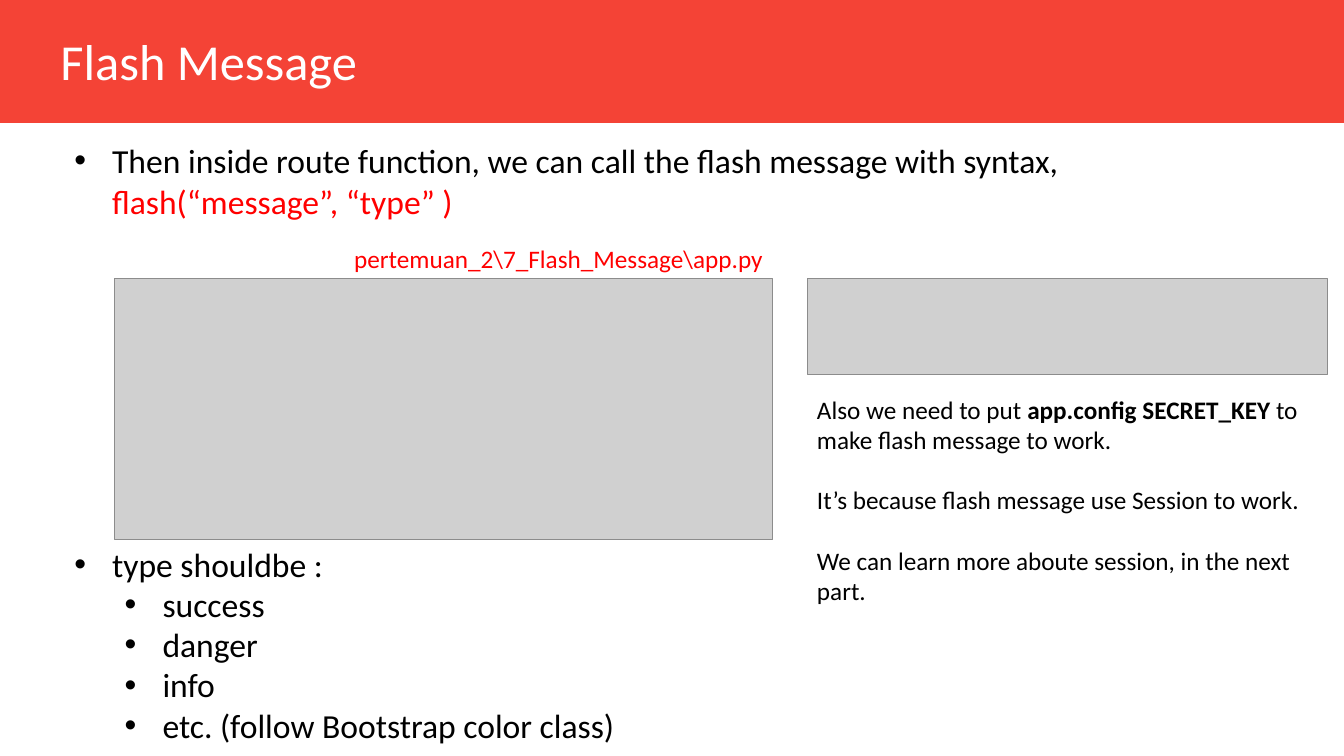
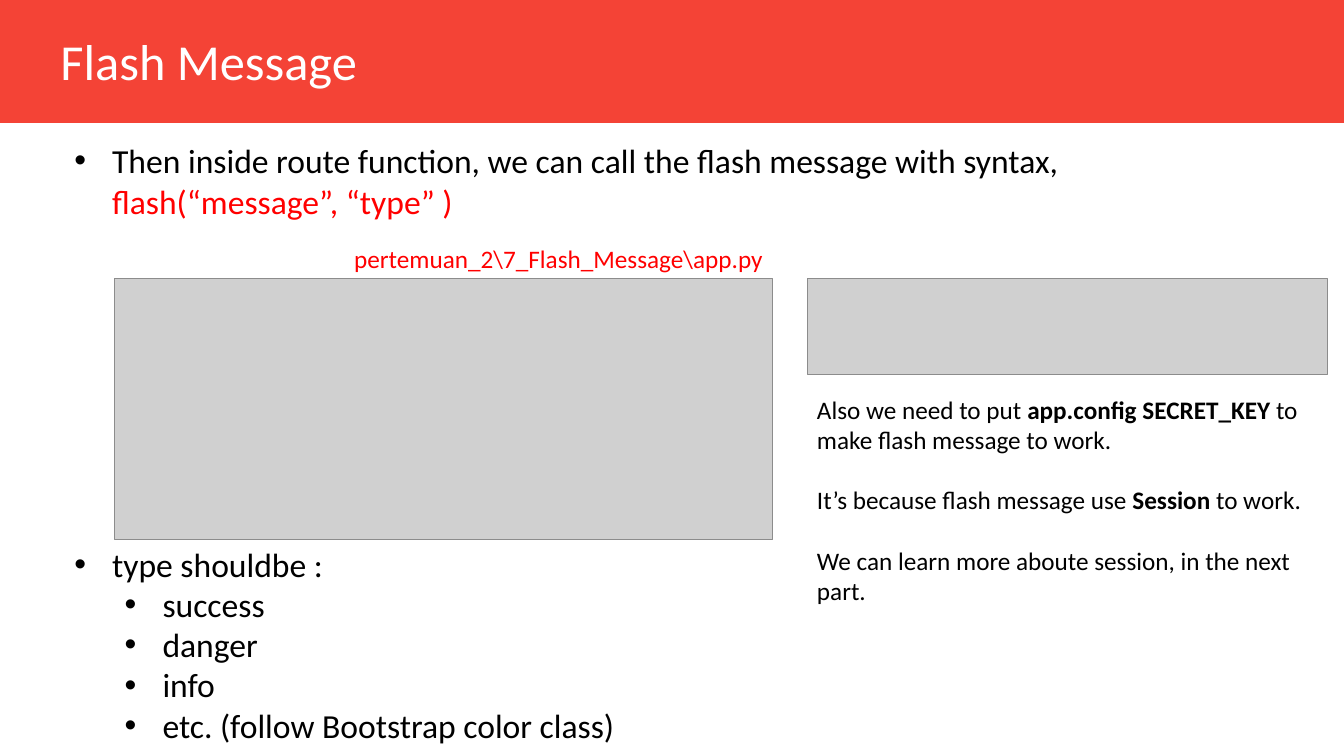
Before and after one commit to Muhammad-Yunus/Flask-Web-Development, a slide deck: slide 21 of pertemuan_2/Pertemuan_2.pptx. Drawn at 1344x756 pixels with LibreOffice and Linux fonts; fonts in the diff are those of the drawing; grey boxes stand for pictures. Boxes give left, top, right and bottom in pixels: in the first picture for what was removed or moved away, otherwise in the second. Text is boxed around its words. In the diff, an @@ line names an element or a change of style, - is before the commit and + after.

```diff
--- a/pertemuan_2/Pertemuan_2.pptx
+++ b/pertemuan_2/Pertemuan_2.pptx
@@ text at box(817, 491, 1301, 514): bold on in "Session" @@
```
Also in this commit, not shown: 1 other slide changed, 1 slide removed, 7 other files.
